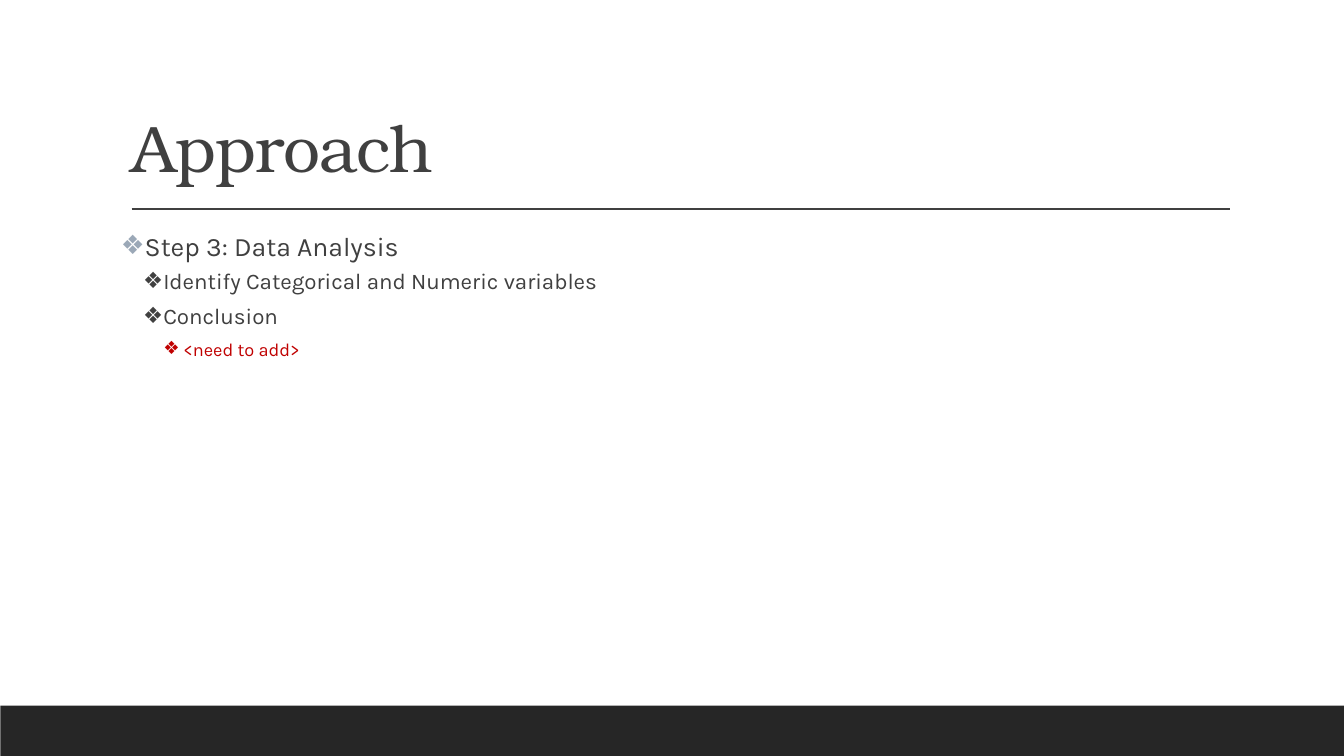
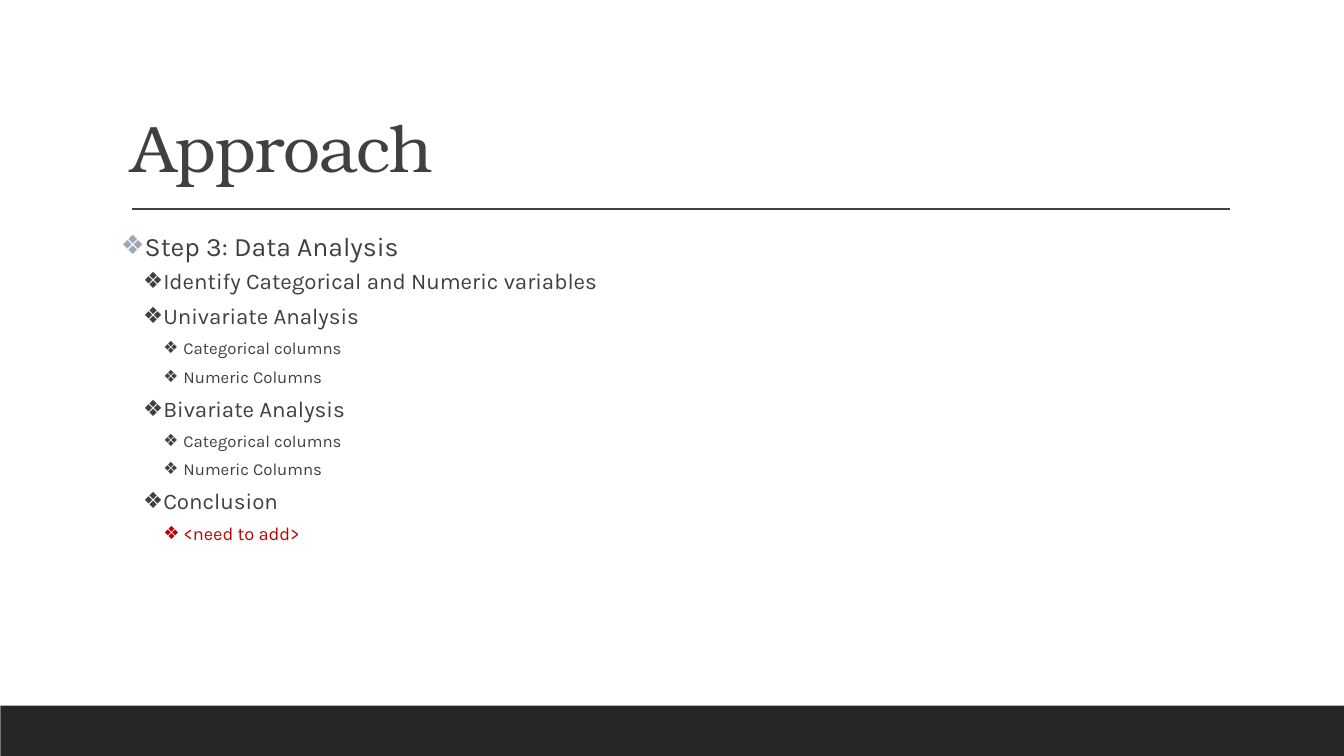
Before and after one commit to vidhyadharpandit/LendingClubCaseStudy, a slide deck: slide 7 of LendingClubCaseStudy-Presentation.pptx. Drawn at 1344x756 pixels with LibreOffice and Linux fonts; fonts in the diff are those of the drawing. Boxes give left, top, right and bottom in pixels: in the first picture for what was removed or moved away, otherwise in the second. Text is boxed around its words. In the diff, an @@ line names an element or a change of style, - is before the commit and + after.

```diff
--- a/LendingClubCaseStudy-Presentation.pptx
+++ b/LendingClubCaseStudy-Presentation.pptx
@@ text at box(163, 308, 359, 475): paragraphs added @@
+  ❖ Univariate Analysis
+    ❖ Categorical columns
+    ❖ Numeric Columns
+  ❖ Bivariate Analysis
+    ❖ Categorical columns
+    ❖ Numeric Columns
```
Also in this commit, not shown: 2 other slides changed, 2 other files.
